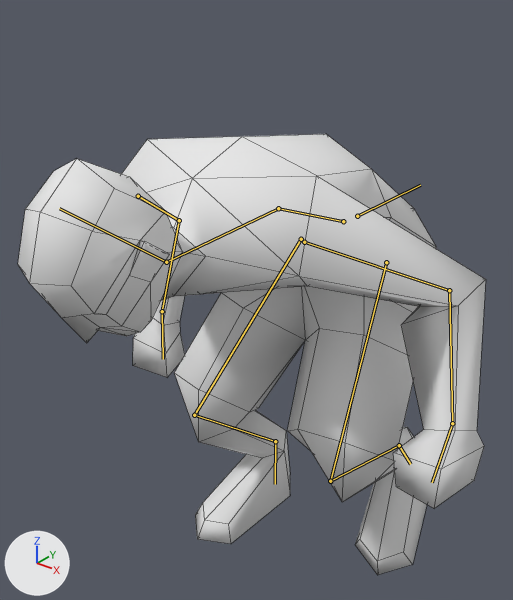
A saved change to the Blender file animations/anim_move/anim_move.blend.
Before and after are seen from a 50 mm camera at (0.71, -1.069, 1.256) aimed at (-0.022, -0.154, 0.689). The axes (+X, +Y, +Z) are drawn at lower left. The lights are the same throughout. Both versions are drawn at frame 0 of the action 'crouch-loop'; the numbers are the values there. The bones that bend it are drawn over the model as lines. Mesh edges are drawn as thin lines.

Names of what the first picture shows: 'soldier_sr'.
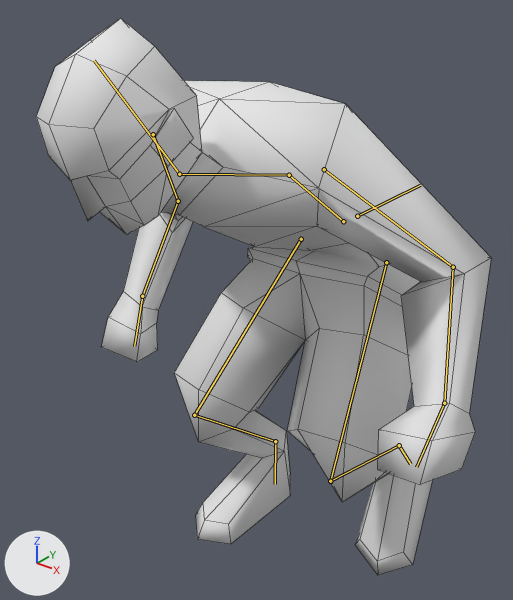
Diff of the bpy script that builds the scene:
```diff
--- a/animations/anim_move/anim_move.blend.py
+++ b/animations/anim_move/anim_move.blend.py
@@ bone_spine @@
 bone_spine = bpy.data.objects['Armature'].pose.bones['Spine']  # child of 'Root'
-bone_spine.rotation_quaternion = (0.824, 0.566, 0.0, 0.0)  # degrees (69, 0, 0)
+bone_spine.rotation_quaternion = (0.891, 0.454, 0.0, 0.0)  # degrees (54, 0, 0)
```

Boxes [x1, y1, x2, y2] around the edits, measured in the pictures (513 x 600 px):
'soldier_sr', posed (26% taller)
    before: [18, 134, 486, 575]
    after: [36, 18, 491, 575]
bone 'Spine', root to tip
    before: (343, 221) to (278, 208)
    after: (343, 221) to (289, 175)
